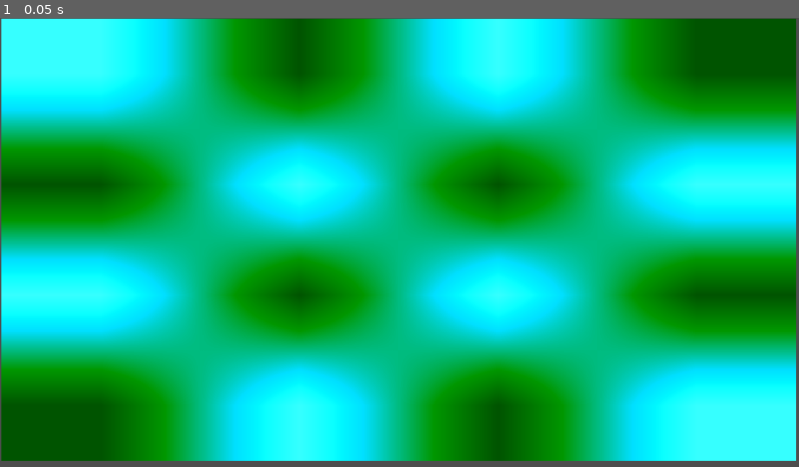
Above: before the commit, frame 1.
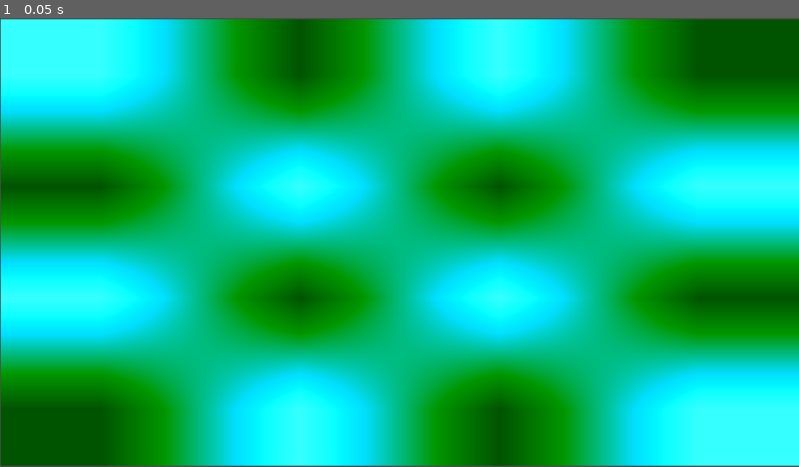
Above: after the commit, the same moment.

Repository: JOACCE/JOACCE-Beta
Game: Godot game, scene res://scenes/camera_input/cameraInput.tscn
Two runs of this game, one before a commit and one after it. Both use one fixed random seed, a clock stepped at 60 frames per second and the inputs below. The project has no main scene, so this scene is started directly. The engine's default icon, where the game draws it, is replaced by a stand-in: a white triangle on a blue panel in a dark square.
Inputs:
- Up to frame 1 (0.05 s): no input

The runs differ from the first frame. In frame 1, 2.9% of the frame differs, in the area x 0-100%, y 0-100%.
Error before the commit: Cannot call method 'get_name' on a null value. (res://scenes/camera_input/camera_input.gd:21)

Commit message:
Added black background png

Diff:
--- a/joacce/scenes/camera_input/cameraInput.tscn
+++ b/joacce/scenes/camera_input/cameraInput.tscn
@@ -2,7 +2,7 @@
 
 [ext_resource type="Script" uid="uid://bof2voiae41lt" path="res://scenes/camera_input/camera_input.gd" id="1_hm0su"]
 [ext_resource type="Shader" uid="uid://bm38gx43qi467" path="res://scenes/camera_input/camera.gdshader" id="2_ep72f"]
-[ext_resource type="Texture2D" uid="uid://cfs47eepg36ms" path="res://icon.svg" id="3_2wv7b"]
+[ext_resource type="Texture2D" uid="uid://i5qjdsyxb7iy" path="res://assets/background.png" id="3_2wv7b"]
 
 [sub_resource type="CameraTexture" id="CameraTexture_ep72f"]
 which_feed = 1
@@ -19,6 +19,6 @@
 
 [node name="Sprite2D" type="Sprite2D" parent="." unique_id=341122756]
 material = SubResource("ShaderMaterial_2wv7b")
-position = Vector2(575, 320.25)
-scale = Vector2(8.953124, 4.9804688)
+position = Vector2(576.625, 323.90625)
+scale = Vector2(17.980469, 10.065431)
 texture = ExtResource("3_2wv7b")
--- a/joacce/scenes/camera_input/camera_input.gd
+++ b/joacce/scenes/camera_input/camera_input.gd
@@ -6,20 +6,37 @@
 @onready var display: Sprite2D = $Sprite2D
 
 func _ready() -> void:
-	# Allow CameraServer monitor feeds
+	# Allow CameraServer to monitor feeds
 	CameraServer.monitoring_feeds = true
+
+	var cam: CameraFeed = null
 
 	# Get currently connected camera feeds
 	# Will need player to choose from these options
 	for feed in CameraServer.feeds():
-		var name = feed.get_name()
+		var name : String = feed.get_name()
 
-		if (camera == null and name == camera_name):
-			camera = feed
+		# Right now just picking a set camera
+		if (cam == null and name == camera_name):
+			cam = feed
 			break
 
-	print("Using camera: ", camera.get_name())
+	_turn_on_camera_feed(cam)
+
+func _turn_on_camera_feed(cam: CameraFeed):
+	# Turn off existing camera if exists
+	if (camera):
+		camera.feed_is_active = false
+
+	# If no camera, do nothing
+	if (!cam):
+		return
+
+	# Set and turn on camera feed
+	camera = cam
 	camera.feed_is_active = true
+
+	print("Using Camera: ", camera.get_name())
 
 	var cam_tex_y = display.material.get_shader_parameter("camera_y")
 	var cam_tex_CbCr = display.material.get_shader_parameter("camera_CbCr")
Binary file added: joacce/assets/background.png
Not shown, added: joacce/assets/background.png.import
